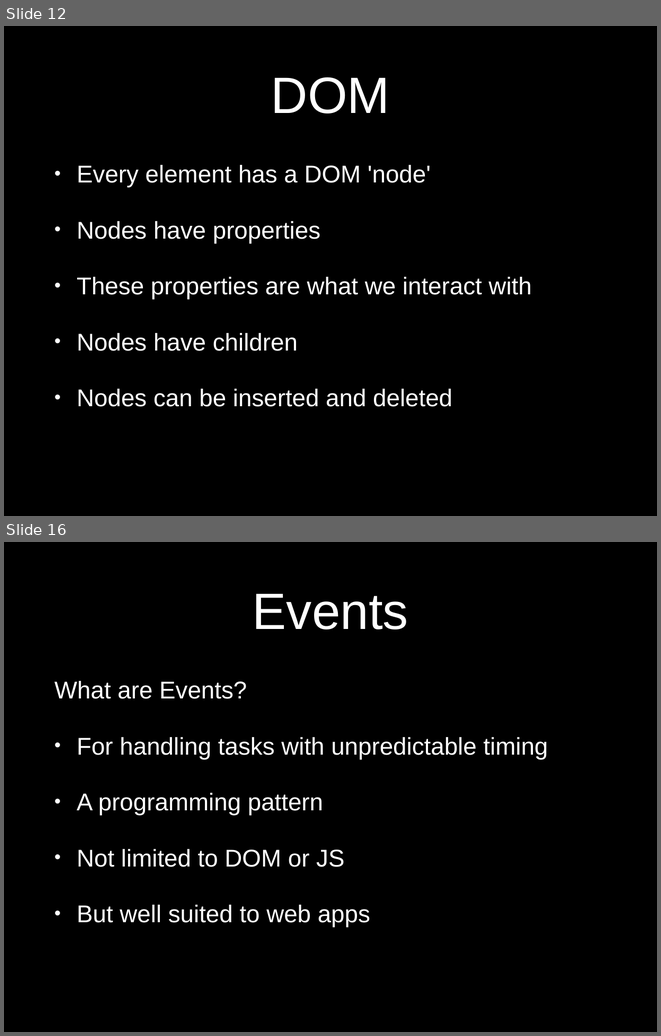
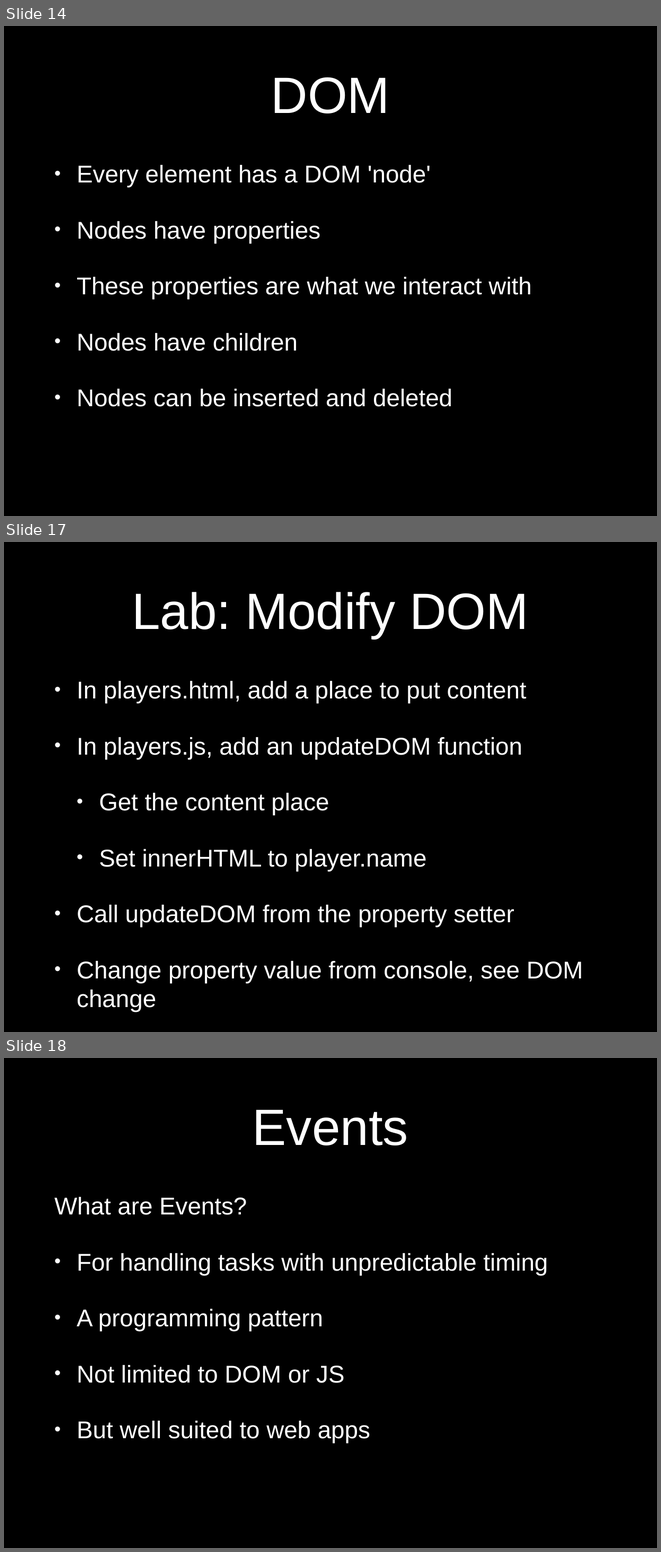
Before and after one commit to eliasjames/training-web-dev, a slide deck: intro-to-web-dev/slides/powerpoint/day3.pptx. Shown one above the other, each under a label of ours: slides 12 and 16 before the commit, slides 14, 17 and 18 after it; the slides between them are not shown. The pictures are 661x1036 and 661x1552 pixels, drawn with LibreOffice and Linux fonts; fonts in the diff are those of the drawing. Boxes give left, top, right and bottom in pixels: in the first picture for what was removed or moved away, otherwise in the second. Text is boxed around its words. In the diff, an @@ line names an element or a change of style, - is before the commit and + after.

```diff
--- a/intro-to-web-dev/slides/powerpoint/day3.pptx
+++ b/intro-to-web-dev/slides/powerpoint/day3.pptx
@@ slide 17 added at [4,542,657,1032], background #000000 @@
@@ title added at [132,592,528,638], 80 pt, text #FFFFFF @@
+Lab: Modify DOM
@@ text added at [77,681,583,1012], 38 pt, text #FFFFFF @@
+• In players.html, add a place to put content
+• In players.js, add an updateDOM function
+  • Get the content place
+  • Set innerHTML to player.name
+• Call updateDOM from the property setter
+• Change property value from console, see DOM change
@@ what was slide 12 is now slide 14 @@
@@ what was slide 16 is now slide 18 @@
```
Also in this commit, not shown: 6 slides changed, 10 other slides added, 3 slides removed.
